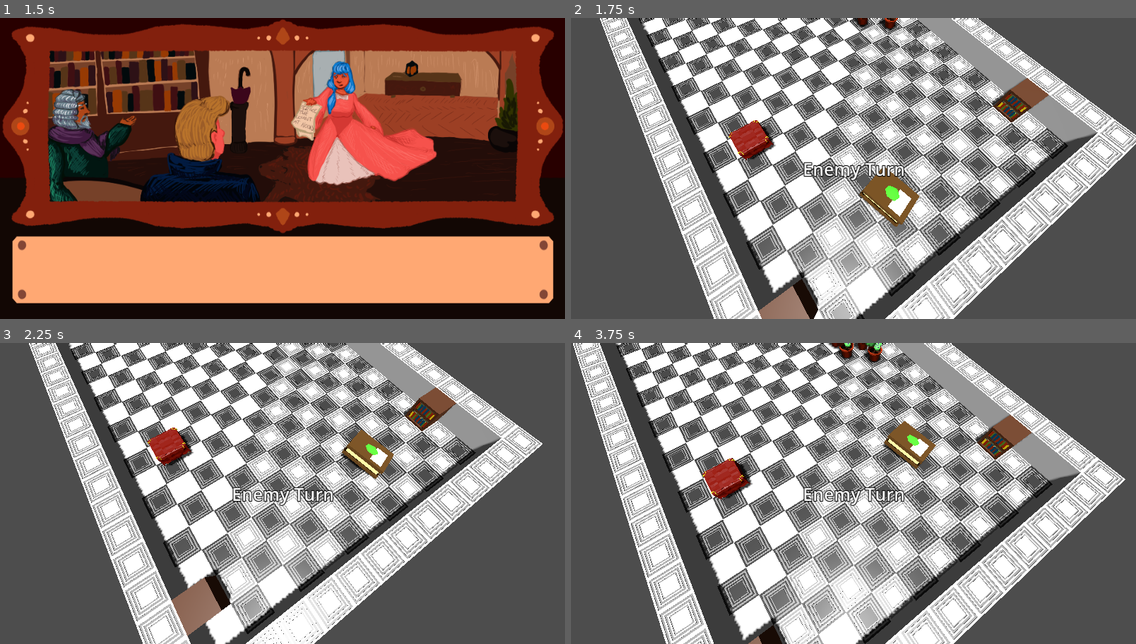
Above: before the commit, frames 1-4 (two rows, left to right).
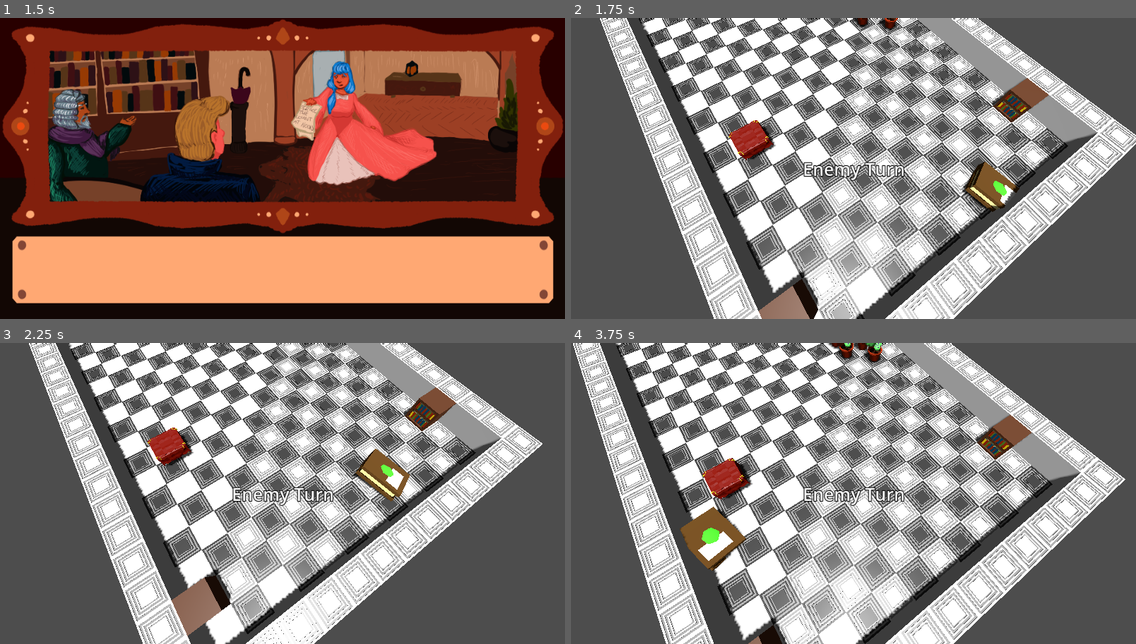
Above: after the commit, the same moments.

Repository: pinguinosod/gse_winterjam2024
Game: Godot game, scene res://main.tscn
Two runs of this game, one before a commit and one after it. Both use one fixed random seed, a clock stepped at 60 frames per second and the inputs below.
Inputs (mouse positions are in pixels of both pictures, inside the frame that each line leads up to):
- Up to frame 1 (1.5 s): click (288, 285) at 0.5 s; tap Enter (ui_accept) at 1.25 s; move the mouse to (406, 153) at 1.27 s; hold D (move_right) from 1.28 s (still down); tap Space (end_turn) at 1.35 s; click (406, 153) at 1.42 s
- Up to frame 2 (1.75 s): keep holding D (move_right); tap Enter (ui_accept) at 1.52 s
- Up to frame 3 (2.25 s): move the mouse to (169, 508) at 2.02 s; release D (move_right) at 2.03 s; hold S (move_down) from 2.03 s (still down); tap Space (end_turn) at 2.1 s; click (169, 508) at 2.17 s
- Up to frame 4 (3.75 s): tap Enter (ui_accept) at 2.27 s; move the mouse to (910, 427) at 2.77 s; release S (move_down) at 2.78 s; hold D (move_right) 2.78-3.53 s; tap Space (end_turn) at 2.85, 3.6 s; click (910, 427) at 2.92 s; move the mouse to (825, 553) at 3.52 s; hold W (move_up) from 3.53 s (still down); click (825, 553) at 3.67 s

Frame 1 is identical in both runs. In frame 2, 2.0% of the frame differs, in the area x 51-80%, y 47-70%; in frame 3, 1.3%; in frame 4, 2.2%, in the area x 19-65%, y 25-76%.

Commit message:
movement action points

Diff:
--- a/scripts/game_manager.gd
+++ b/scripts/game_manager.gd
@@ -34,7 +34,7 @@
 func get_player_start_position():
 	if not currentRoom:
 		currentRoom = $"../Rooms"
-	playerStart = currentRoom.get_random_cell_position(1, 5, 1, 5)
+	playerStart = Vector3(1.5, 1, 6.5)
 	return playerStart
 
 # Called when the node enters the scene tree for the first time.
--- a/scripts/player.gd
+++ b/scripts/player.gd
@@ -4,6 +4,12 @@
 var pathToFollow: PackedVector2Array  #  the pathToFollow is a list of Vector2 points
 var speed: float = 10.0
 var current_path_index: int = 0
+
+var maxHP
+var currentHP
+var perTurnAP = 150
+var currentAP = perTurnAP
+var currentWeapon = null
 
 # Called when the node enters the scene tree for the first time.
 func _ready() -> void:
@@ -13,6 +19,7 @@
 
 # Called every frame. 'delta' is the elapsed time since the previous frame.
 func _process(delta: float) -> void:
+	get_node("/root/main/Rooms").toggleClickIgnore(true)
 	if current_path_index < pathToFollow.size():
 		var target_position: Vector2 = pathToFollow[current_path_index]# + Vector2(1,1)
 		var vec3TargetPosition = Vector3(target_position.x + 0.5, 1, target_position.y + 0.5)
@@ -21,7 +28,17 @@
 		else:
 			# Move to the next point in the path when the current one is reached
 			current_path_index += 1
+	else:
+		get_node("/root/main/Rooms").toggleClickIgnore(false)
 
 func setPathToFollow(_pathToFollow: PackedVector2Array) -> void:
-	pathToFollow = _pathToFollow
+	print(currentAP)
+	var totalMovementCostPerTile = 1
+	if currentWeapon != null:
+		totalMovementCostPerTile += currentWeapon.movementCost
+	var longestPossiblePathSize = roundi(currentAP / totalMovementCostPerTile)
+	pathToFollow = _pathToFollow.slice(0, longestPossiblePathSize + 1)
 	current_path_index = 0
+	# Expend the players action points accordingly
+	currentAP -= (pathToFollow.size() - 1) * totalMovementCostPerTile
+	print(currentAP)
--- a/scripts/rooms.gd
+++ b/scripts/rooms.gd
@@ -8,6 +8,8 @@
 var maxX = 26
 var maxZ = 14
 var AStar = AStar2D.new()
+
+var ignoreClicks = false
 
 func _ready():
 	currentRoom = $Room01
@@ -37,15 +39,13 @@
 	return Vector3(cell.x + 0.5, 1, cell.z + 0.5)
 
 func get_random_cell_position(min_x = 1, max_x = 26, min_z = 1, max_z = 14):
-	return Vector3(randi_range(min_x, max_x) + 0.5, 1, randi_range(min_z, max_z) + 0.5)
+	return Vector3(3 + 0.5, 1, 1 + 0.5)
 
 func _unhandled_input(event):
-	if event is InputEventMouseButton and event.button_index == MOUSE_BUTTON_LEFT and event.pressed:
+	if !ignoreClicks and event is InputEventMouseButton and event.button_index == MOUSE_BUTTON_LEFT and event.pressed:
 		var clickPosition = get_cursor_world_position()
-		print("click Position: ", clickPosition)
 		var cellClicked = currentRoom.local_to_map(clickPosition)
-		print("cell clicked: ", cellClicked)
-		var targetPosition = Vector3(cellClicked.x + 0.5, 1, cellClicked.z + 0.5)
+		var targetPosition = Vector3(cellClicked.x, 1, cellClicked.z)
 		if targetPosition.x <= maxX and targetPosition.x >= 1 and targetPosition.z <= maxZ and targetPosition.z >= 1:
 			if internalGrid[targetPosition.x][targetPosition.z] == GridMap.INVALID_CELL_ITEM:
 				var playerPosition = currentRoom.local_to_map(get_node("/root/main/Player").position)
@@ -78,3 +78,6 @@
 	var path = AStar.get_point_path(_generateID(x1, y1), _generateID(x2,y2))
 	#path.remove(0) #we remove first step of path, since it's our starting point
 	return path
+
+func toggleClickIgnore(toggle) -> void:
+	ignoreClicks = toggle;
